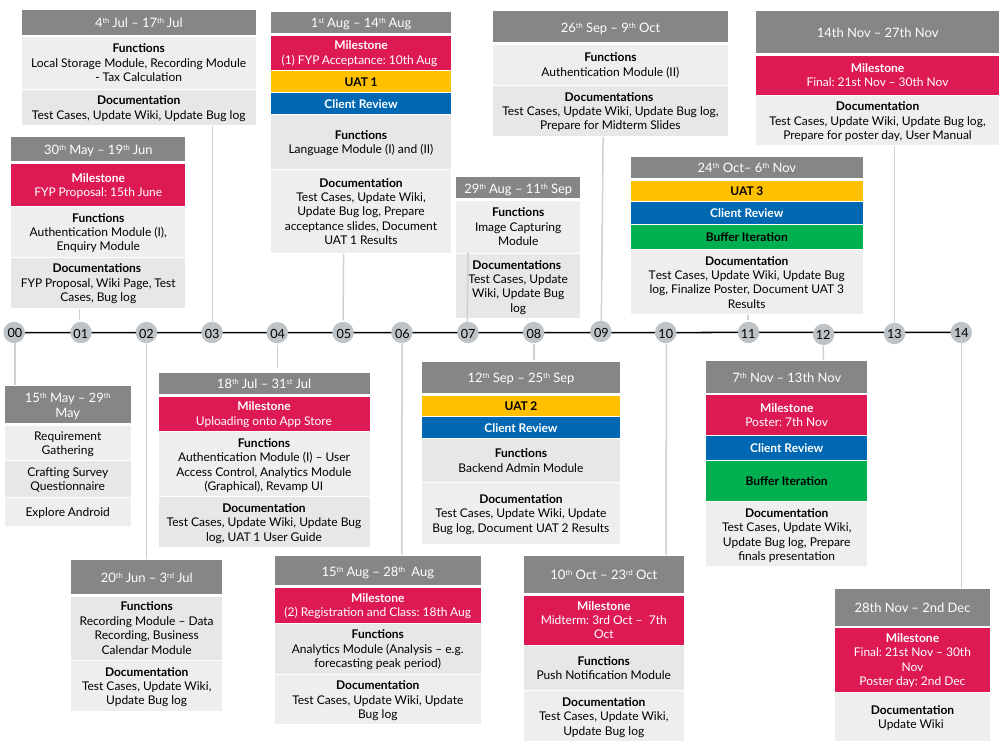
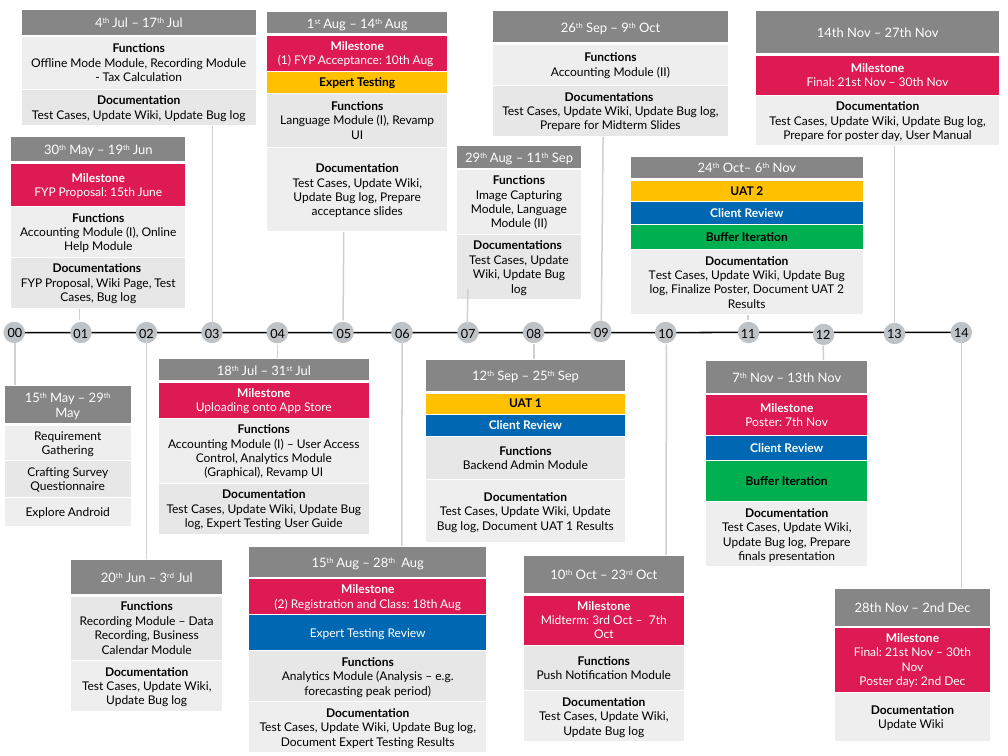
Before and after one commit to benguettachua/SmartHawker, a slide deck: slide 1 of FYP/Timeline and Diagram/FYPTimeline 15th June Edition.pptx. Drawn at 1008x756 pixels with LibreOffice and Linux fonts; fonts in the diff are those of the drawing. Boxes give left, top, right and bottom in pixels: in the first picture for what was removed or moved away, otherwise in the second. Text is boxed around its words. In the diff, an @@ line names an element or a change of style, - is before the commit and + after.

Commit message:
Documentation
Edit timeline

```diff
--- a/FYP/Timeline and Diagram/FYPTimeline 15th June Edition.pptx
+++ b/FYP/Timeline and Diagram/FYPTimeline 15th June Edition.pptx
@@ table at [21, 9, 256, 126] @@
-row 2, column 1: Functions / Local Storage Module, Recording Module - Tax Calculation
+row 2, column 1: Functions / Offline Mode Module, Recording Module - Tax Calculation
@@ table at [267, 12, 448, 232] @@
-row 3: UAT 1
-row 4: Client Review
-row 5: Functions / Language Module (I) and (II)
-row 6: Documentation / Test Cases, Update Wiki, Update Bug log, Prepare acceptance slides, Document UAT 1 Results
+row 3: Expert Testing
+row 4: Functions / Language Module (I), Revamp UI
+row 5: Documentation / Test Cases, Update Wiki, Update Bug log, Prepare acceptance slides
@@ table: place and size @@
-table at [271, 11, 451, 253]
+table at [267, 12, 448, 232]
@@ table at [492, 11, 729, 299] @@
-row 2, column 1: Functions / Authentication Module (II)
+row 2, column 1: Functions / Accounting Module (II)
@@ table at [11, 137, 186, 308] @@
-row 3, column 1: Functions / Authentication Module (I), Enquiry Module
+row 3, column 1: Functions / Accounting Module (I), Online Help Module
@@ table at [456, 146, 582, 299] @@
-row 2, column 1: Functions / Image Capturing Module
+row 2, column 1: Functions / Image Capturing Module, Language Module (II)
@@ table: place and size @@
-table at [456, 176, 581, 318]
+table at [456, 146, 582, 299]
@@ table at [631, 156, 863, 312] @@
-row 2, column 1: UAT 3
+row 2, column 1: UAT 2
-row 5, column 1: Documentation / Test Cases, Update Wiki, Update Bug log, Finalize Poster, Document UAT 3 Results
+row 5, column 1: Documentation / Test Cases, Update Wiki, Update Bug log, Finalize Poster, Document UAT 2 Results
@@ line moved from (468, 253) - (467, 322) to (468, 289) - (467, 325) @@
@@ table at [158, 359, 369, 534] @@
-row 3, column 1: Functions / Authentication Module (I) – User Access Control, Analytics Module (Graphical), Revamp UI
+row 3, column 1: Functions / Accounting Module (I) – User Access Control, Analytics Module (Graphical), Revamp UI
-row 4, column 1: Documentation / Test Cases, Update Wiki, Update Bug log, UAT 1 User Guide
+row 4, column 1: Documentation / Test Cases, Update Wiki, Update Bug log, Expert Testing User Guide
@@ table: place and size @@
-table at [158, 372, 370, 548]
+table at [158, 359, 369, 534]
@@ table at [426, 359, 625, 543] @@
-row 2, column 1: UAT 2
+row 2, column 1: UAT 1
-row 5, column 1: Documentation / Test Cases, Update Wiki, Update Bug log, Document UAT 2 Results
+row 5, column 1: Documentation / Test Cases, Update Wiki, Update Bug log, Document UAT 1 Results
@@ table: place and size @@
-table at [421, 361, 621, 544]
+table at [426, 359, 625, 543]
@@ table at [249, 546, 487, 752] @@
+row 3: Expert Testing Review
-row 5, column 1: Documentation / Test Cases, Update Wiki, Update Bug log
+row 5, column 1: Documentation / Test Cases, Update Wiki, Update Bug log, Document Expert Testing Results
@@ table: place and size @@
-table at [274, 555, 481, 724]
+table at [249, 546, 487, 752]
```
